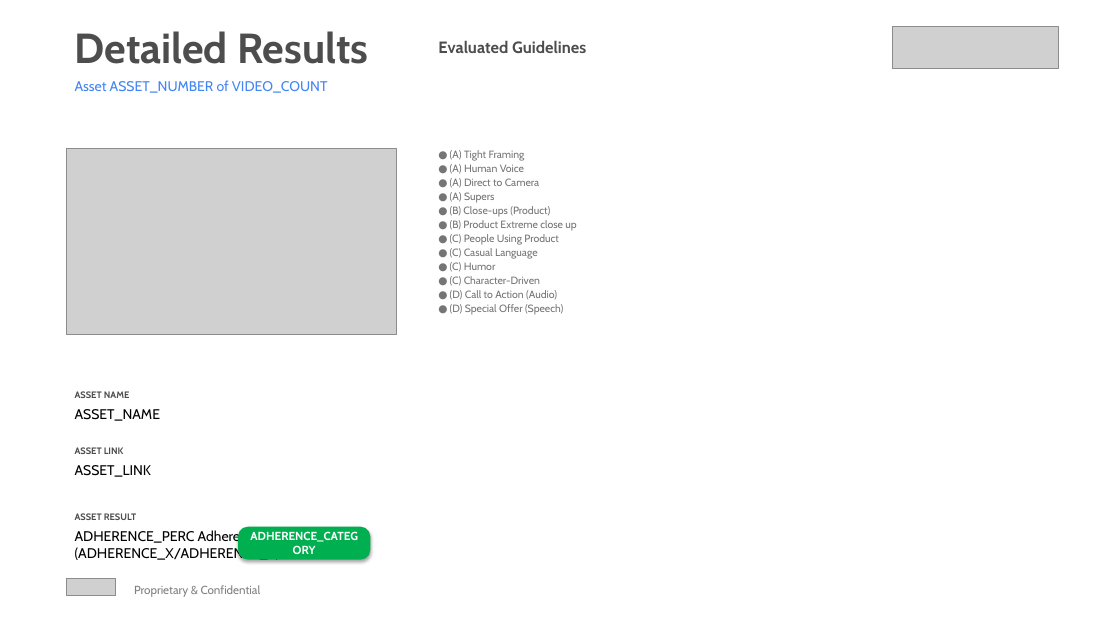
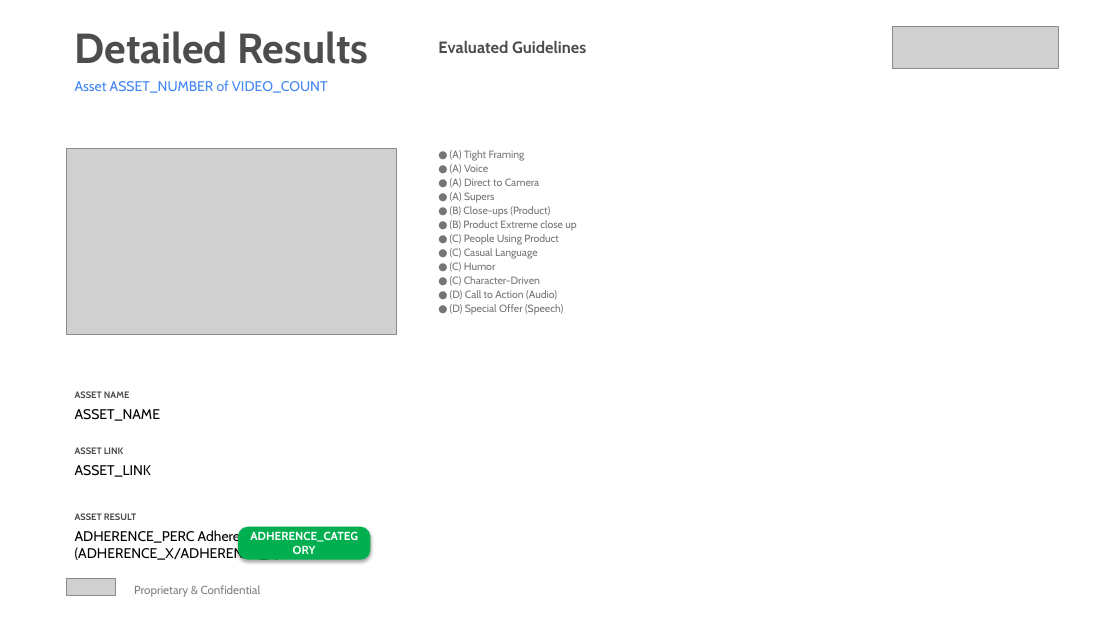
Before and after one commit to google-marketing-solutions/BulkAiBCD, a slide deck: slide 4 of src/main/resources/templates/master_pitch_deck.pptx. Drawn at 1120x630 pixels with LibreOffice and Linux fonts; fonts in the diff are those of the drawing; grey boxes stand for pictures. Boxes give left, top, right and bottom in pixels: in the first picture for what was removed or moved away, otherwise in the second. Text is boxed around its words. In the diff, an @@ line names an element or a change of style, - is before the commit and + after.

Commit message:
Added new pitch deck

```diff
--- a/src/main/resources/templates/master_pitch_deck.pptx
+++ b/src/main/resources/templates/master_pitch_deck.pptx
@@ text at (450, 164, 488, 174): text changed @@
-● (A) Human Voice
+● (A) Voice
```
Also in this commit, not shown: 1 other slide changed.
